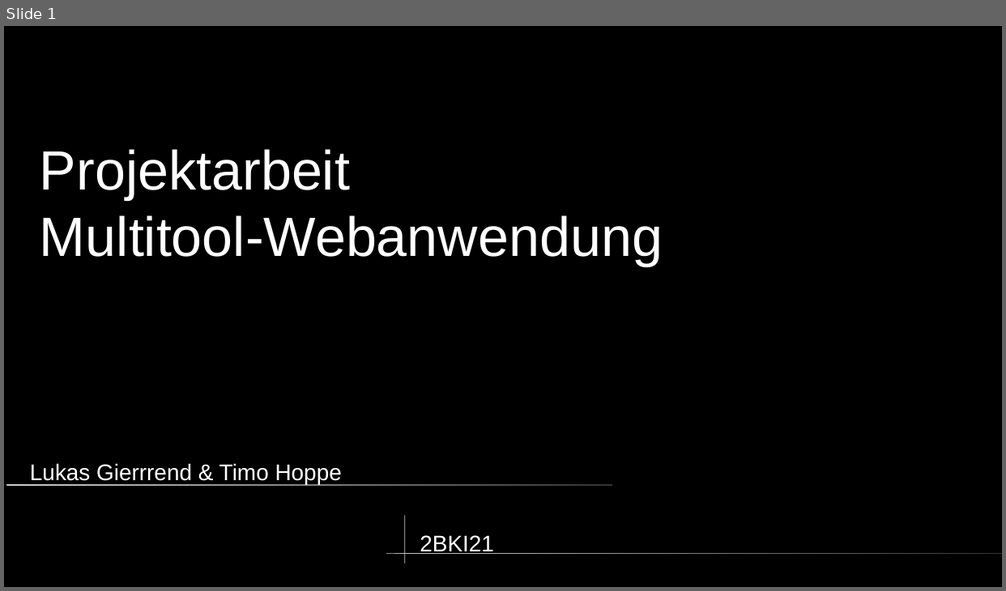
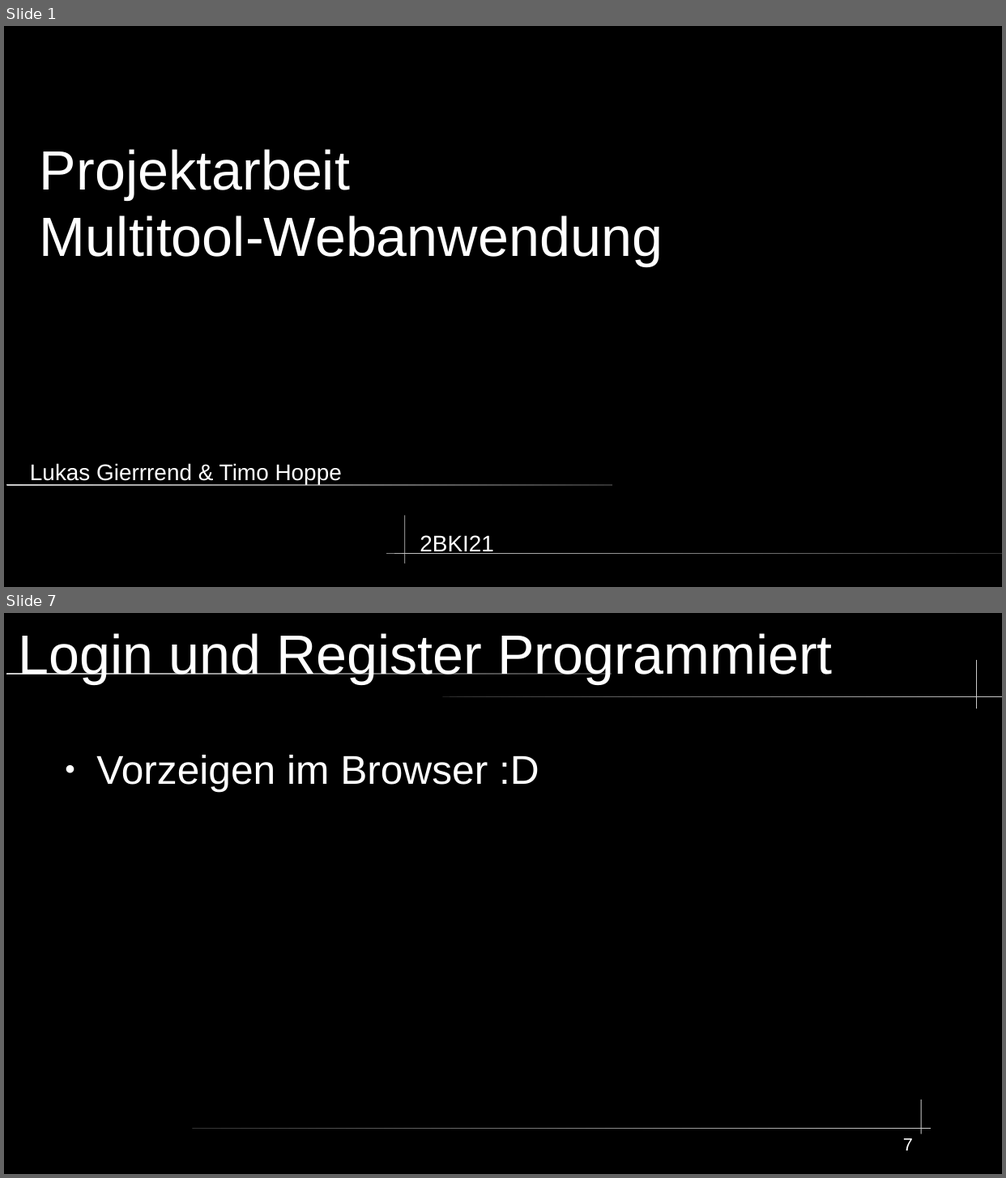
Before and after one commit to Timo348/Projektarbeit, a slide deck: (no_code)/Presifür18.odp. Shown one above the other, each under a label of ours: slide 1 before the commit, slides 1 and 7 after it; the slides between them are not shown. The pictures are 1006x591 and 1006x1178 pixels, drawn with LibreOffice and Linux fonts; fonts in the diff are those of the drawing. Boxes give left, top, right and bottom in pixels: in the first picture for what was removed or moved away, otherwise in the second. Text is boxed around its words. In the diff, an @@ line names an element or a change of style, - is before the commit and + after.

```diff
--- a/(no_code)/Presifür18.odp
+++ b/(no_code)/Presifür18.odp
@@ slide 7 added at <box>4,613,1002,1174</box>, background #000000 @@
@@ title added at <box>19,633,832,684</box>, 44 pt, text #FFFFFF @@
+Login und Register Programmiert
@@ freeform shape added at <box>977,660,978,709</box>, fill #CCCCCC @@
@@ rounded rectangle added at <box>6,673,612,675</box>, fill gradient #CCCCCC to #333333 @@
@@ rounded rectangle added at <box>443,696,1002,697</box>, fill gradient #333333 to #CCCCCC @@
@@ text added at <box>96,755,539,792</box>, 32 pt, text #FFFFFF @@
+● Vorzeigen im Browser :D
@@ freeform shape added at <box>922,1100,923,1135</box>, fill #CCCCCC @@
@@ rounded rectangle added at <box>193,1128,931,1129</box>, fill gradient #333333 to #CCCCCC @@
@@ page number added at <box>903,1139,913,1151</box>, 14 pt, text #FFFFFF @@
+7
```
Also in this commit, not shown: 5 slides changed, 2 slides removed.
